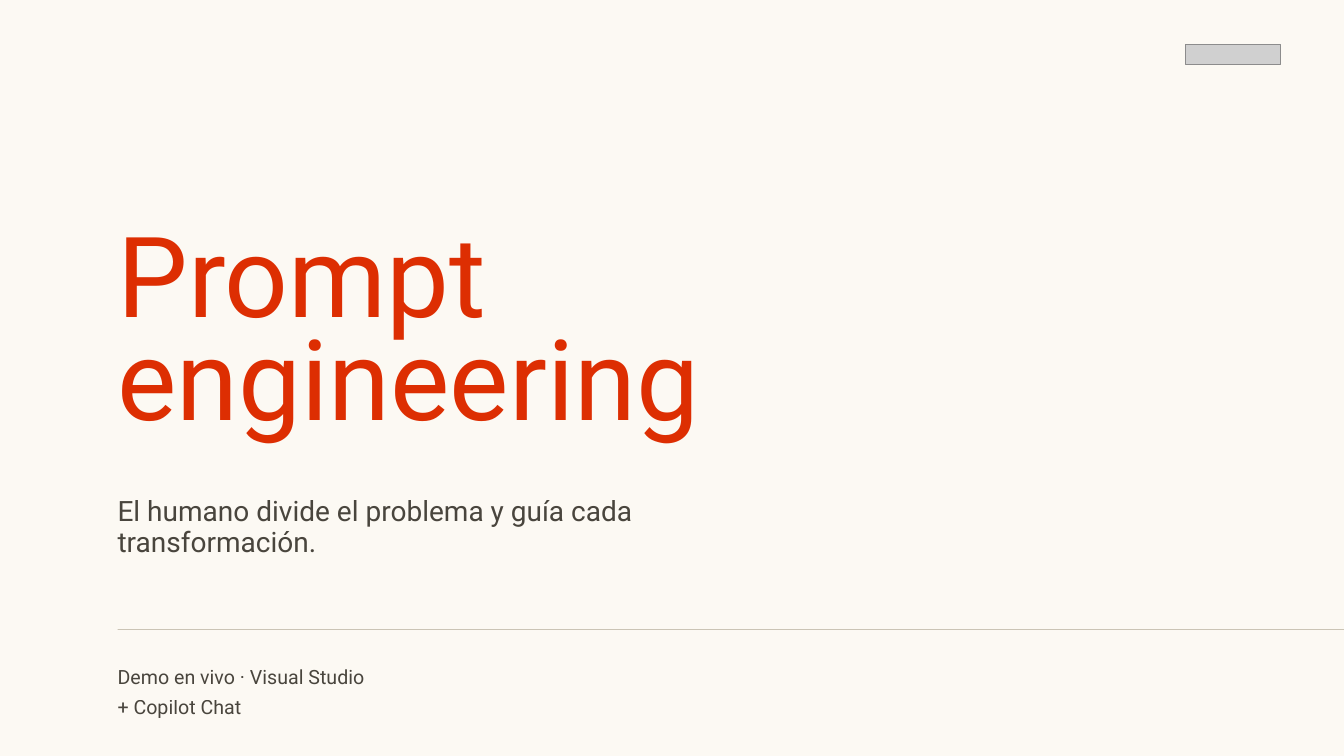
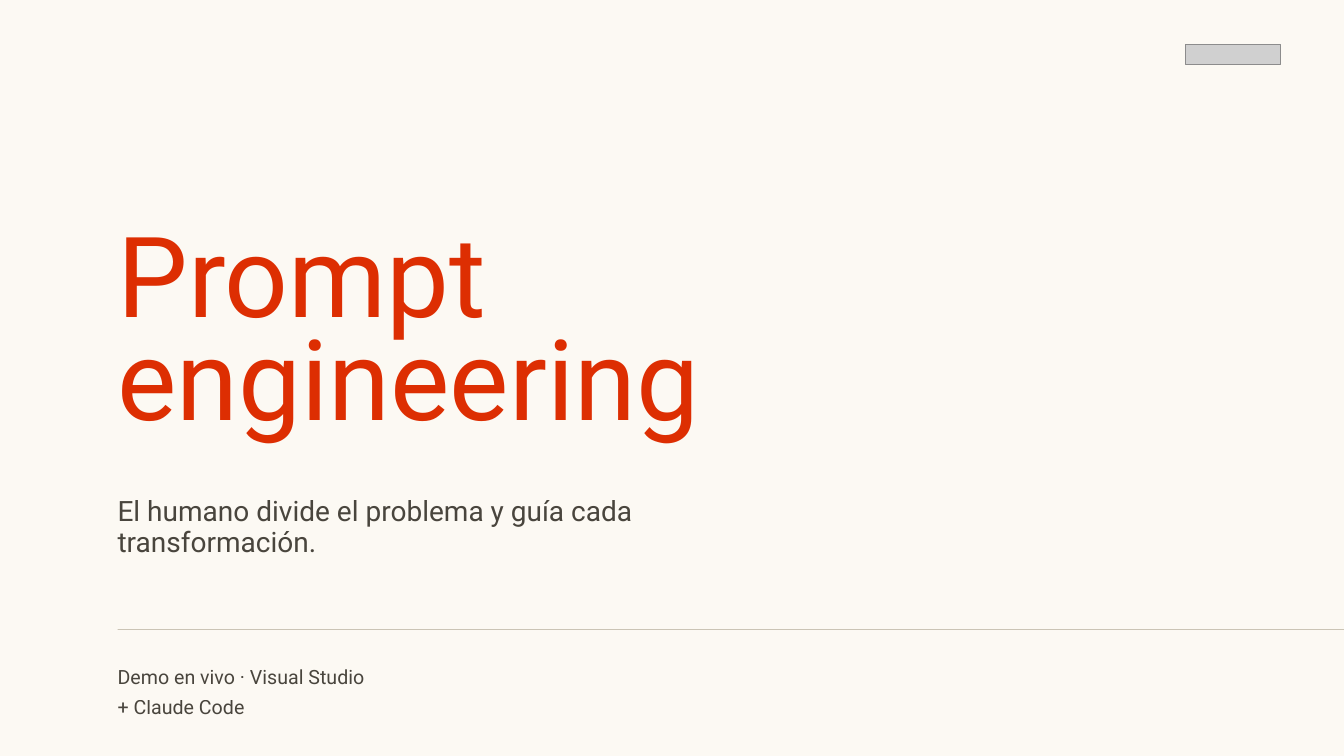
Before and after one commit to eze-etchecoin/beyond-the-prompt-tech-talk, a slide deck: slide 6 of docs/presentation/Arquitecturas_para_agentes_IA_actualizada.pptx (slide 4 before the commit). Drawn at 1344x756 pixels with LibreOffice and Linux fonts; fonts in the diff are those of the drawing; grey boxes stand for pictures. Boxes give left, top, right and bottom in pixels: in the first picture for what was removed or moved away, otherwise in the second. Text is boxed around its words. In the diff, an @@ line names an element or a change of style, - is before the commit and + after.

```diff
--- a/docs/presentation/Arquitecturas_para_agentes_IA_actualizada.pptx
+++ b/docs/presentation/Arquitecturas_para_agentes_IA_actualizada.pptx
@@ text at (118,669,364,714): text changed @@
-Demo en vivo · Visual Studio + Copilot Chat
+Demo en vivo · Visual Studio + Claude Code
```
Also in this commit, not shown: 9 other slides changed, 2 slides added.
